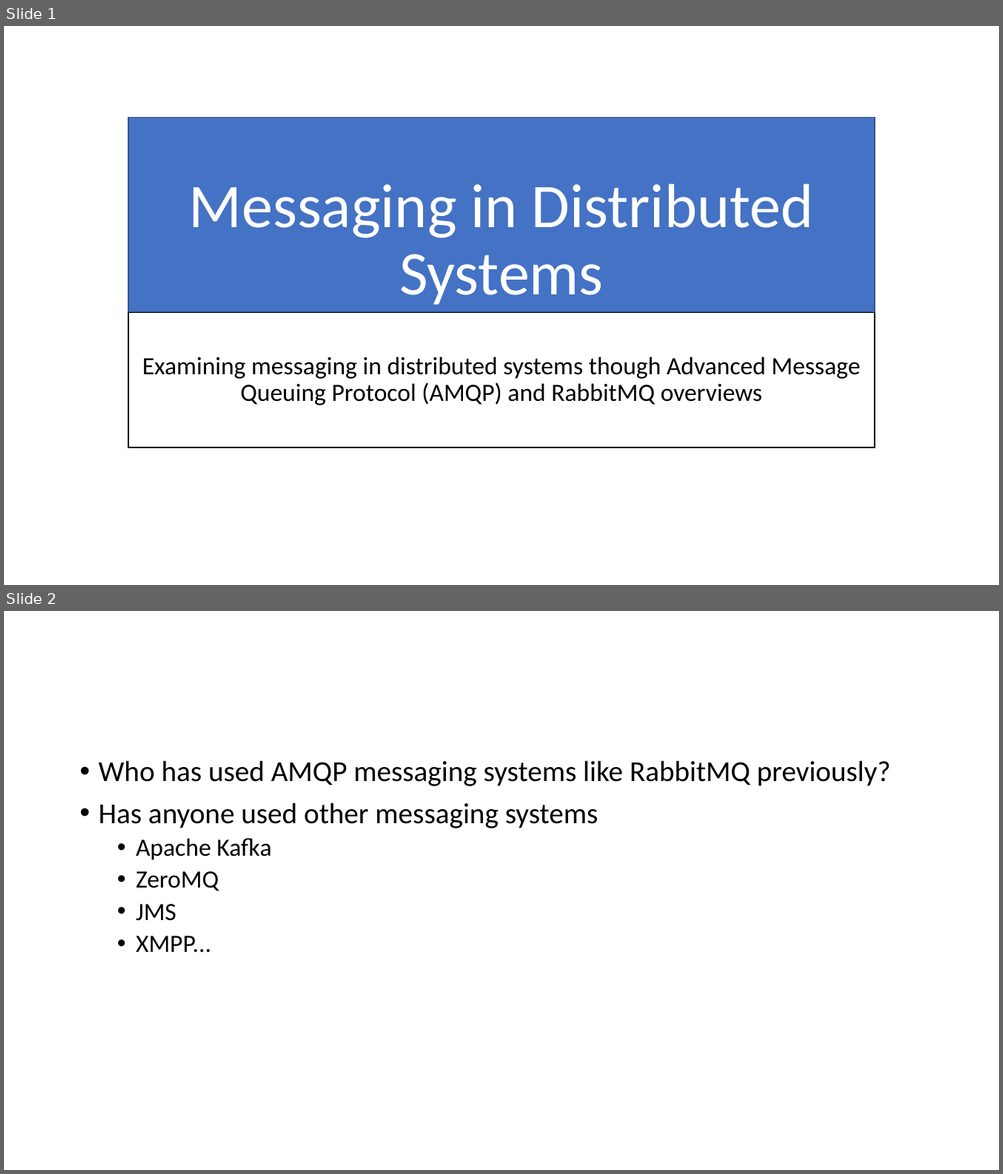
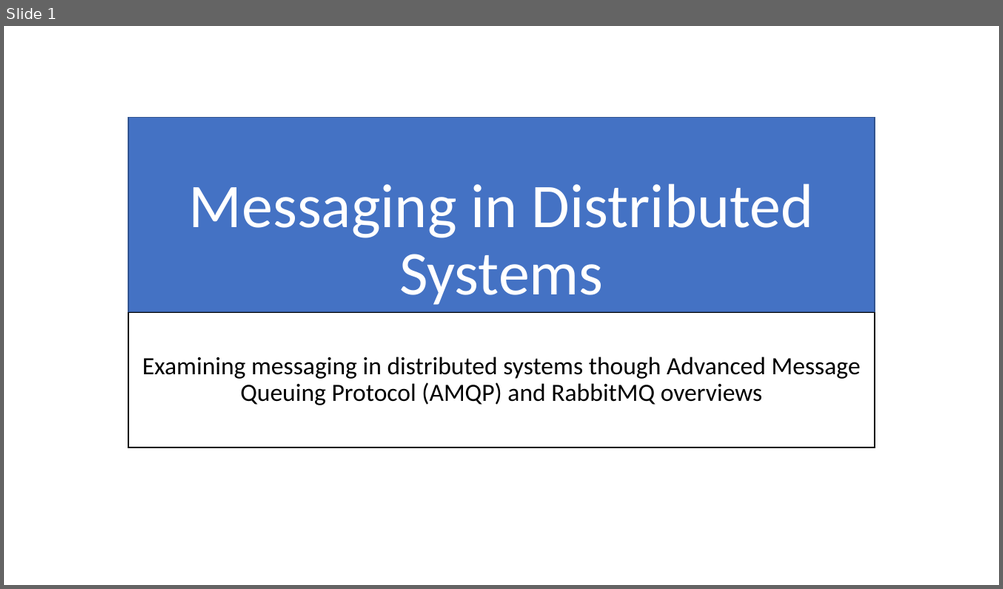
Before and after one commit to airavata-courses/airavata-courses.github.io, a slide deck: slides/CS649-Fall2017-MessagingAndMicroservices.pptx. Shown one above the other, each under a label of ours: slides 1 and 2 before the commit, slide 1 after it. The pictures are 1003x1174 and 1003x589 pixels, drawn with LibreOffice and Linux fonts; fonts in the diff are those of the drawing. Boxes give left, top, right and bottom in pixels: in the first picture for what was removed or moved away, otherwise in the second. Text is boxed around its words. In the diff, an @@ line names an element or a change of style, - is before the commit and + after.

```diff
--- a/slides/CS649-Fall2017-MessagingAndMicroservices.pptx
+++ b/slides/CS649-Fall2017-MessagingAndMicroservices.pptx
@@ slide 2 removed at (4, 611, 999, 1170), background #FFFFFF @@
@@ title removed at (73, 641, 930, 749) @@
@@ text removed at (73, 749, 930, 1104) @@
-• Who has used AMQP messaging systems like RabbitMQ previously?
-• Has anyone used other messaging systems
-  • Apache Kafka
-  • ZeroMQ
-  • JMS
-  • XMPP...
```
Also in this commit, not shown: 5 slides changed, 4 slides added, 1 other file.
